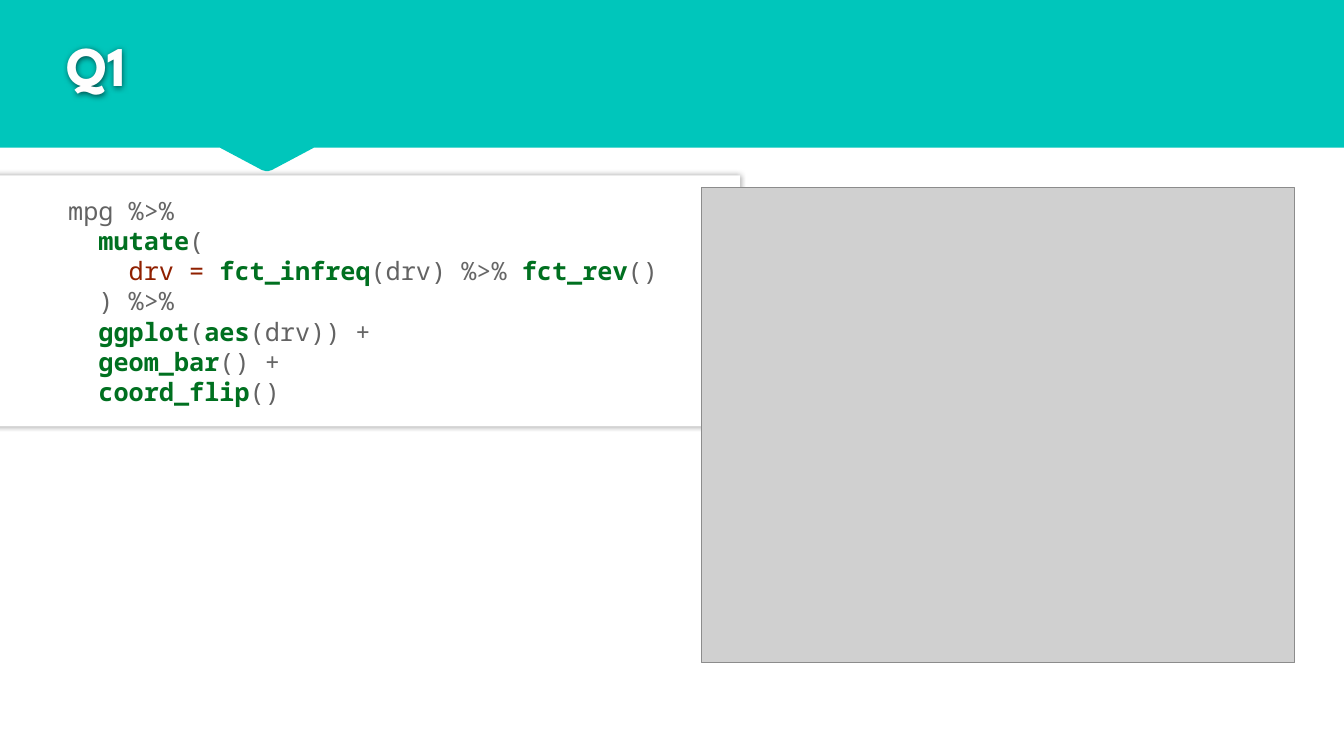
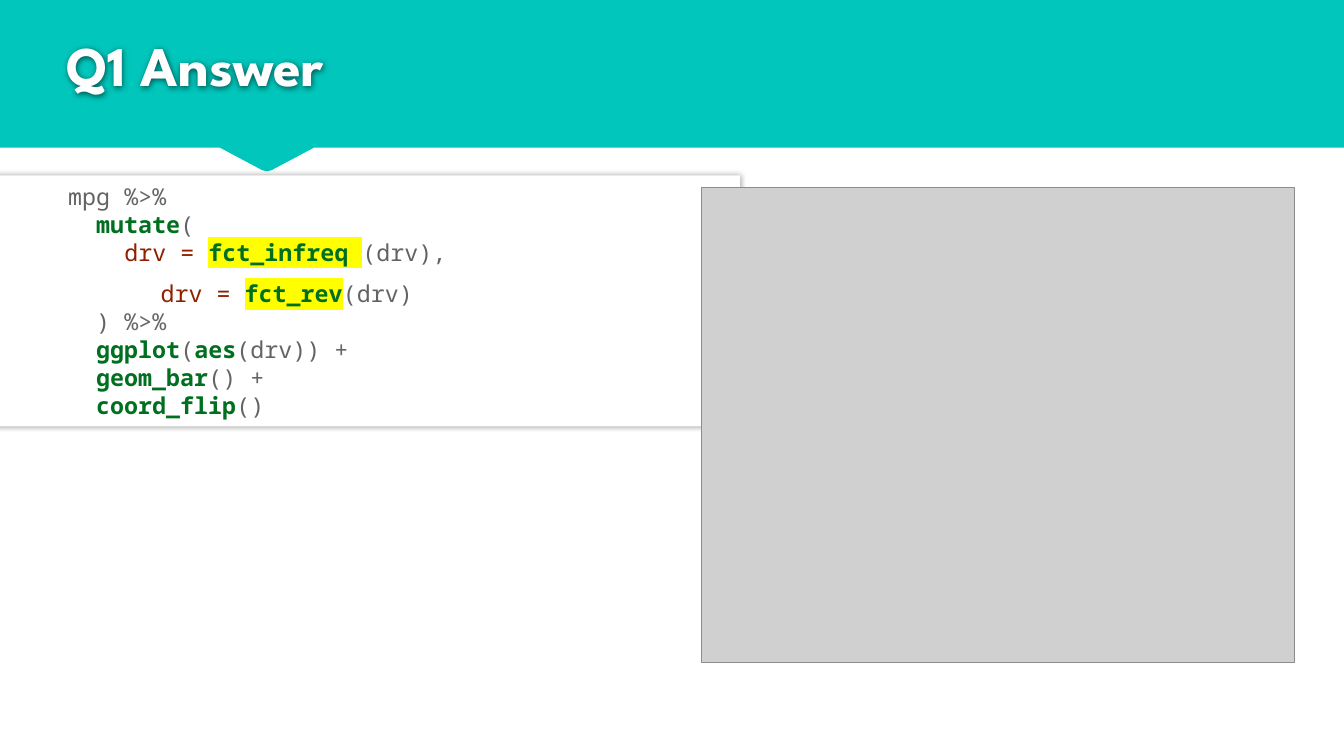
Before and after one commit to rjake/talks-and-presentations, a slide deck: slide 16 of data_viz_2019_06_19.pptx (slide 52 before the commit). Drawn at 1344x756 pixels with LibreOffice and Linux fonts; fonts in the diff are those of the drawing; grey boxes stand for pictures. Boxes give left, top, right and bottom in pixels: in the first picture for what was removed or moved away, otherwise in the second. Text is boxed around its words. In the diff, an @@ line names an element or a change of style, - is before the commit and + after.

```diff
--- a/data_viz_2019_06_19.pptx
+++ b/data_viz_2019_06_19.pptx
@@ title at (67, 48, 324, 97): text changed @@
-Q1
+Q1 Answer
@@ text at (68, 192, 446, 420): text changed; size 18 to 16.6 pt @@
-mpg %>%
-mutate(
-drv = fct_infreq(drv) %>% fct_rev()
-) %>%
-ggplot(aes(drv)) +
-geom_bar() +
-coord_flip()
+mpg %>%
+mutate(
+drv = fct_infreq (drv),
+drv = fct_rev(drv)
+) %>%
+ggplot(aes(drv)) +
+geom_bar() +
+coord_flip()
```
Also in this commit, not shown: 2 other slides changed, 1 slide removed, 1 other file.
